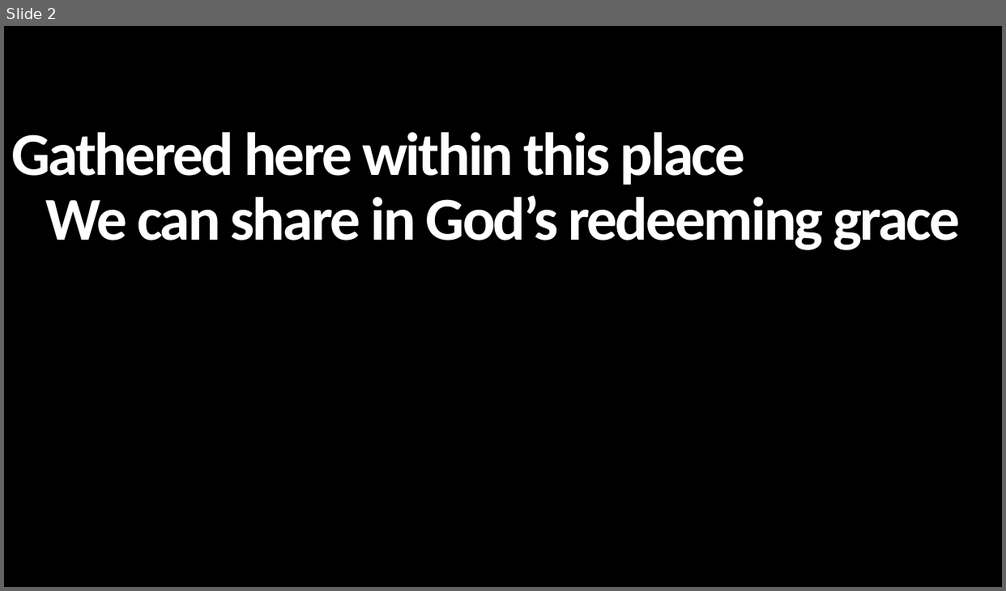
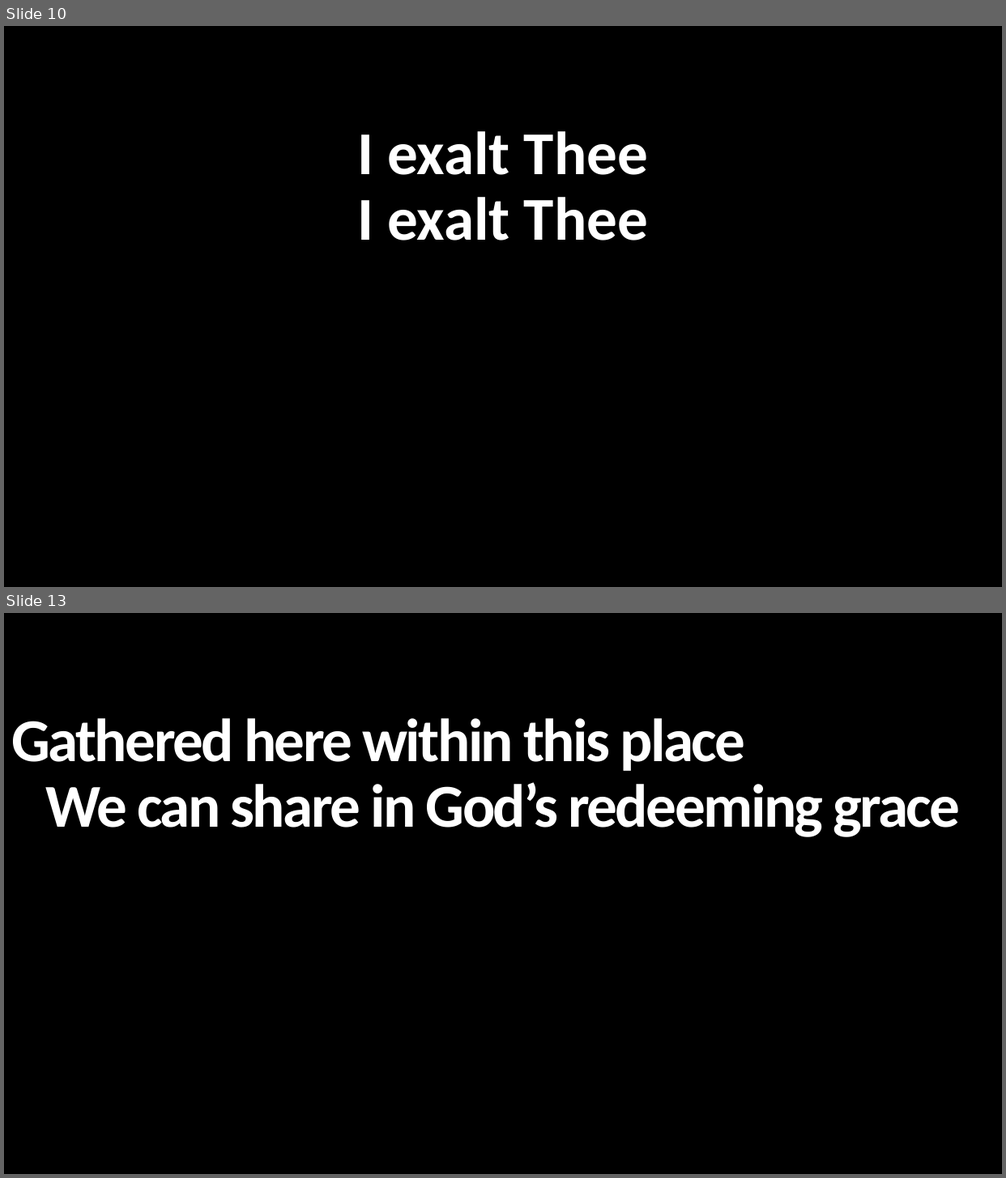
Before and after one commit to rwm6857/GraceChords, a slide deck: docs/pptx/gathered_here_within_this_place.pptx. Shown one above the other, each under a label of ours: slide 2 before the commit, slides 10 and 13 after it; the slides between them are not shown. The pictures are 1006x591 and 1006x1178 pixels, drawn with LibreOffice and Linux fonts; fonts in the diff are those of the drawing. Boxes give left, top, right and bottom in pixels: in the first picture for what was removed or moved away, otherwise in the second. Text is boxed around its words. In the diff, an @@ line names an element or a change of style, - is before the commit and + after.

```diff
--- a/docs/pptx/gathered_here_within_this_place.pptx
+++ b/docs/pptx/gathered_here_within_this_place.pptx
@@ slide 10 added at (4,26,1002,587), background #000000 @@
@@ text added at (357,131,648,241), 58.7 pt, text #FFFFFF, bold @@
+I exalt Thee
+I exalt Thee
@@ what was slide 2 is now slide 13 @@
```
Also in this commit, not shown: 42 other slides added, 19 other files.
